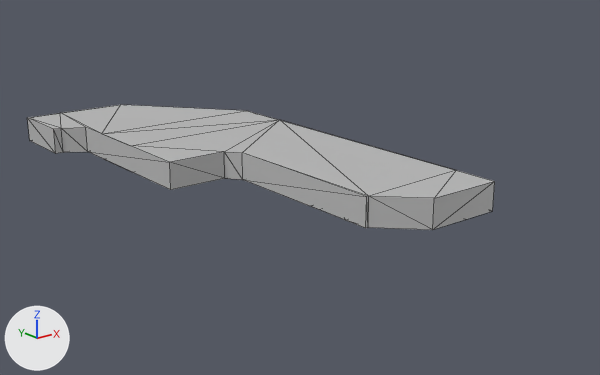
Renders of the FBX model Static Meshes/BSP Converted/Ramp Room/SM_Optimized_Ramp_Roof.fbx from each side of a commit.
Rendered twice from a camera (50 mm lens) standing at (-37.4, -42.5, 19.0) and looking at (3.5, 8.6, -1.5). The axes (+X, +Y, +Z) are drawn at lower left. The lights are the same throughout. Mesh edges are drawn as thin lines. Where no turn or scale is listed for an object, it has been applied to the vertices.

Before the edit, the objects in view are built like this:
```python
me_mesh = bpy.data.meshes.new('Mesh')
me_mesh.from_pydata(...)  # 93 vertices, 154 faces; spans x -9.9..7.7, y -7.8..32.2, z 0.0..2.2
me_mesh.materials.append(mat_lambert1)  # grey #bcbcbc
ob_polygon = bpy.data.objects.new('Polygon', me_mesh)
ob_polygon.location = (0.0, 0.0, 0.0)
```
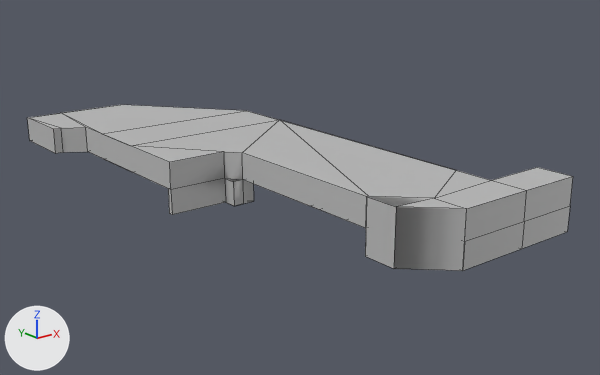
Where the change shows, as pixel boxes [x1, y1, x2, y2] in the pictures (600 x 375 px):
'Polygon', reshaped (17% wider, 33% taller)
    before: [27, 105, 495, 230]
    after: [27, 105, 573, 271]

The change in detail:
me_mesh is used by ob_polygon; location (0.0, 0.0, 0.0).
me_mesh had 93 vertices, 154 faces and spanned x -9.9..7.7, y -7.8..32.2, z 0.0..2.2.
me_mesh now has 124 vertices, 117 faces and spans x -9.9..13.0, y -10.5..32.2, z -2.0..2.2.
Part 1, on me_mesh:
142 faces are deleted.
3 vertices in x 1.6..7.7, y -7.8, z 0.0..2.2 move by (0.0, 0.3, 0.0).
19 vertices are added at x -7.4..13.0, y -10.5..11.0, z -2.0..2.2.
7 new vertices lie (0.0, 0.0, -2.0) away from vertices in x -7.4..7.7, y -7.8..10.6, z 0.0.
5 new vertices lie (5.3, 0.0, 0.0) away from vertices in x 7.7, y -10.5..-7.5, z -2.0..2.2.
105 new faces join them.
